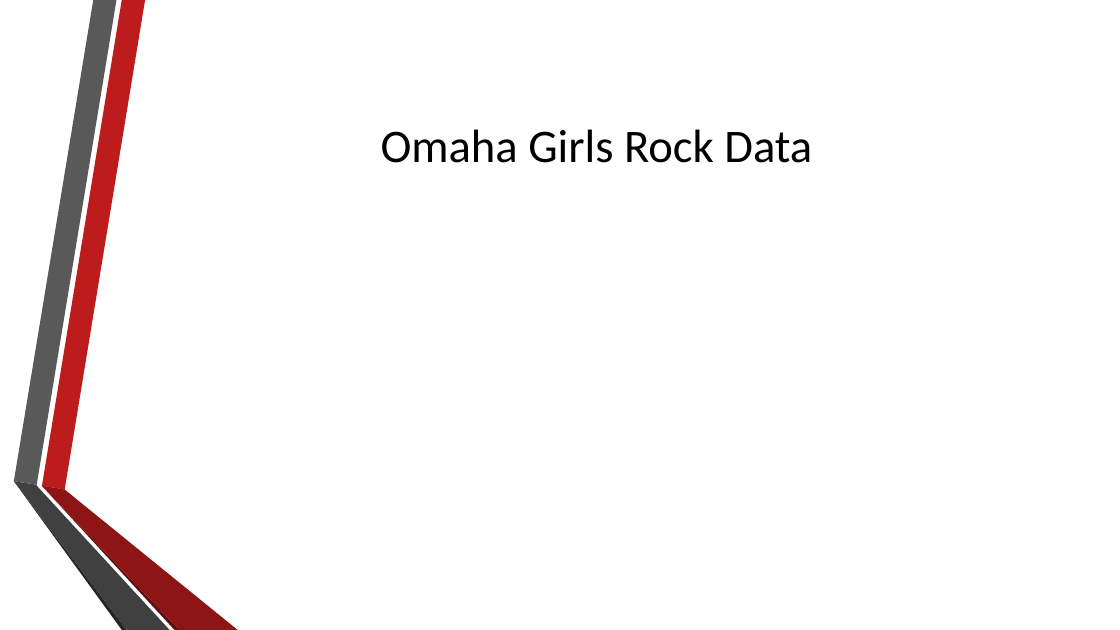
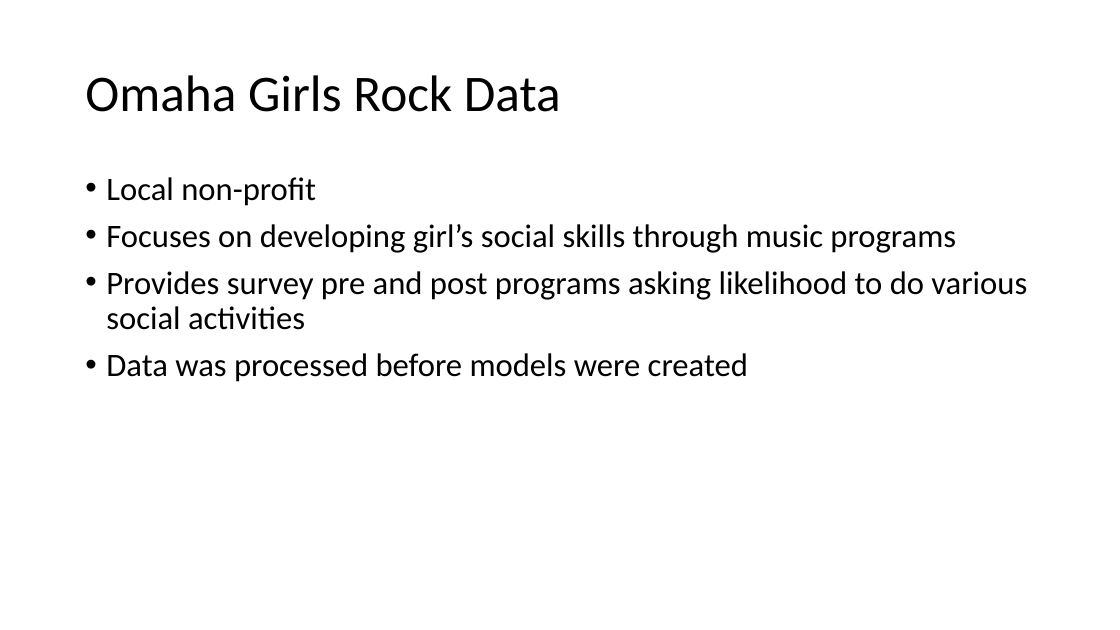
Before and after one commit to josh97ellis/omaha-girls-rock-analysis, a slide deck: slide 3 of deliverables/milestone_2/Final Presentation.pptx. Drawn at 1120x630 pixels with LibreOffice and Linux fonts; fonts in the diff are those of the drawing; background and template pictures are left out. Boxes give left, top, right and bottom in pixels: in the first picture for what was removed or moved away, otherwise in the second. Text is boxed around its words. In the diff, an @@ line names an element or a change of style, - is before the commit and + after.

```diff
--- a/deliverables/milestone_2/Final Presentation.pptx
+++ b/deliverables/milestone_2/Final Presentation.pptx
@@ title "Omaha Girls Rock Data": place and size @@
-title "Omaha Girls Rock Data" at [381,129,812,163]
+title "Omaha Girls Rock Data" at [85,75,561,112]
@@ title "Omaha Girls Rock Data" at [85,75,561,112]: size 40 to 44 pt; alignment centre to left; line spacing 1 to 0.9 @@
@@ text added at [106,177,1027,382], 28 pt, text #000000 @@
+• Local non-profit
+• Focuses on developing girl’s social skills through music programs
+• Provides survey pre and post programs asking likelihood to do various social activities
+• Data was processed before models were created
@@ group removed at [13,0,238,630]: 6 freeform shapes @@
```
Also in this commit, not shown: 5 other slides changed, 7 slides added, 3 slides removed, 2 other files.
